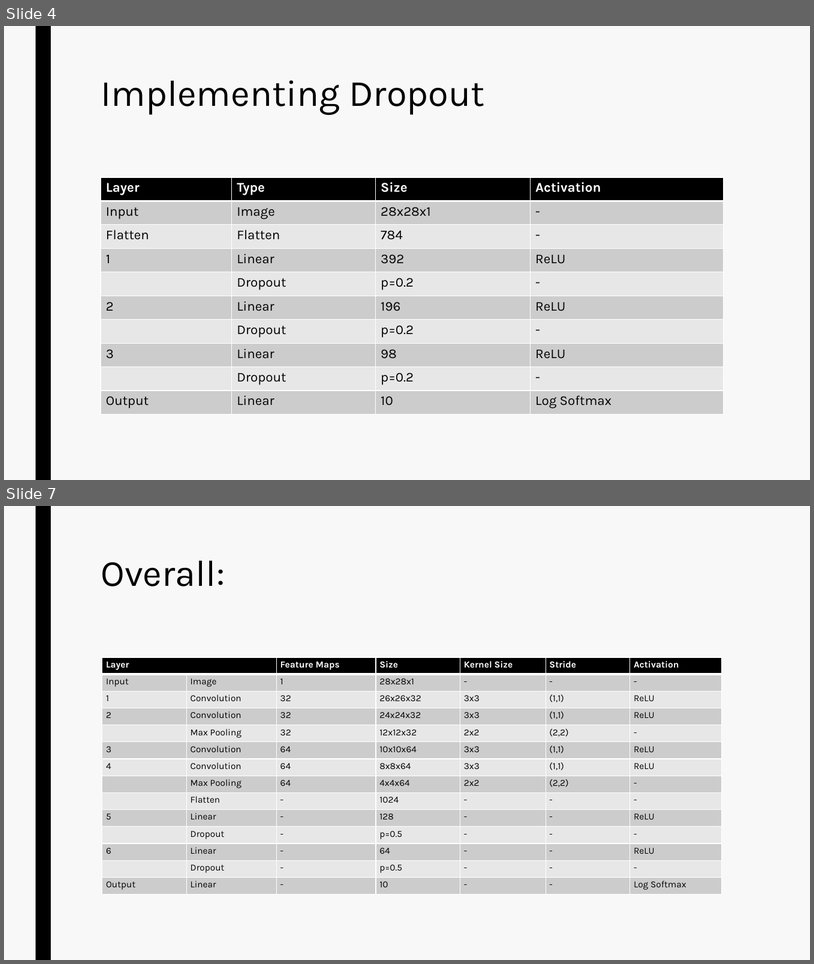
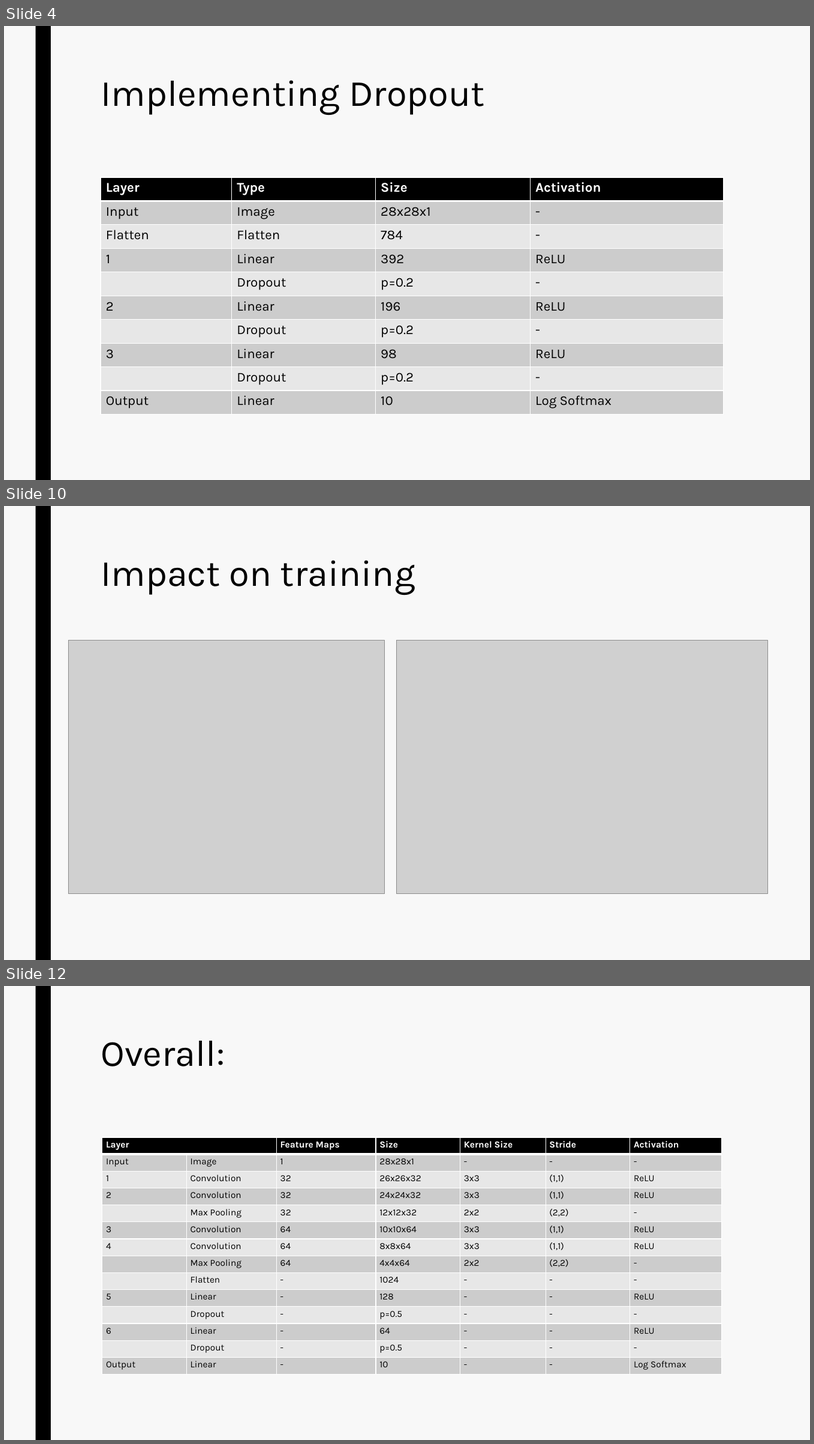
Before and after one commit to amjvl-git/csip-5103-coursework-2025-miloshkii, a slide deck: P2963116/P2963116_ppt.pptx. Shown one above the other, each under a label of ours: slides 4 and 7 before the commit, slides 4, 10 and 12 after it; the slides between them are not shown. The pictures are 814x964 and 814x1444 pixels, drawn with LibreOffice and Linux fonts; fonts in the diff are those of the drawing; grey boxes stand for pictures. Boxes give left, top, right and bottom in pixels: in the first picture for what was removed or moved away, otherwise in the second. Text is boxed around its words. In the diff, an @@ line names an element or a change of style, - is before the commit and + after.

```diff
--- a/P2963116/P2963116_ppt.pptx
+++ b/P2963116/P2963116_ppt.pptx
@@ slide 10 added at <box>4,506,810,960</box>, background #F8F8F8; not listed: 1 template element that a slide beside it also shows @@
@@ title added at <box>101,560,416,595</box>, 44 pt, text #000000 @@
+Impact on training
@@ picture added at <box>68,640,384,894</box> @@
@@ picture added at <box>396,640,768,894</box> @@
@@ what was slide 7 is now slide 12 @@
```
Also in this commit, not shown: 4 slides changed, 4 other slides added, 1 slide removed.
